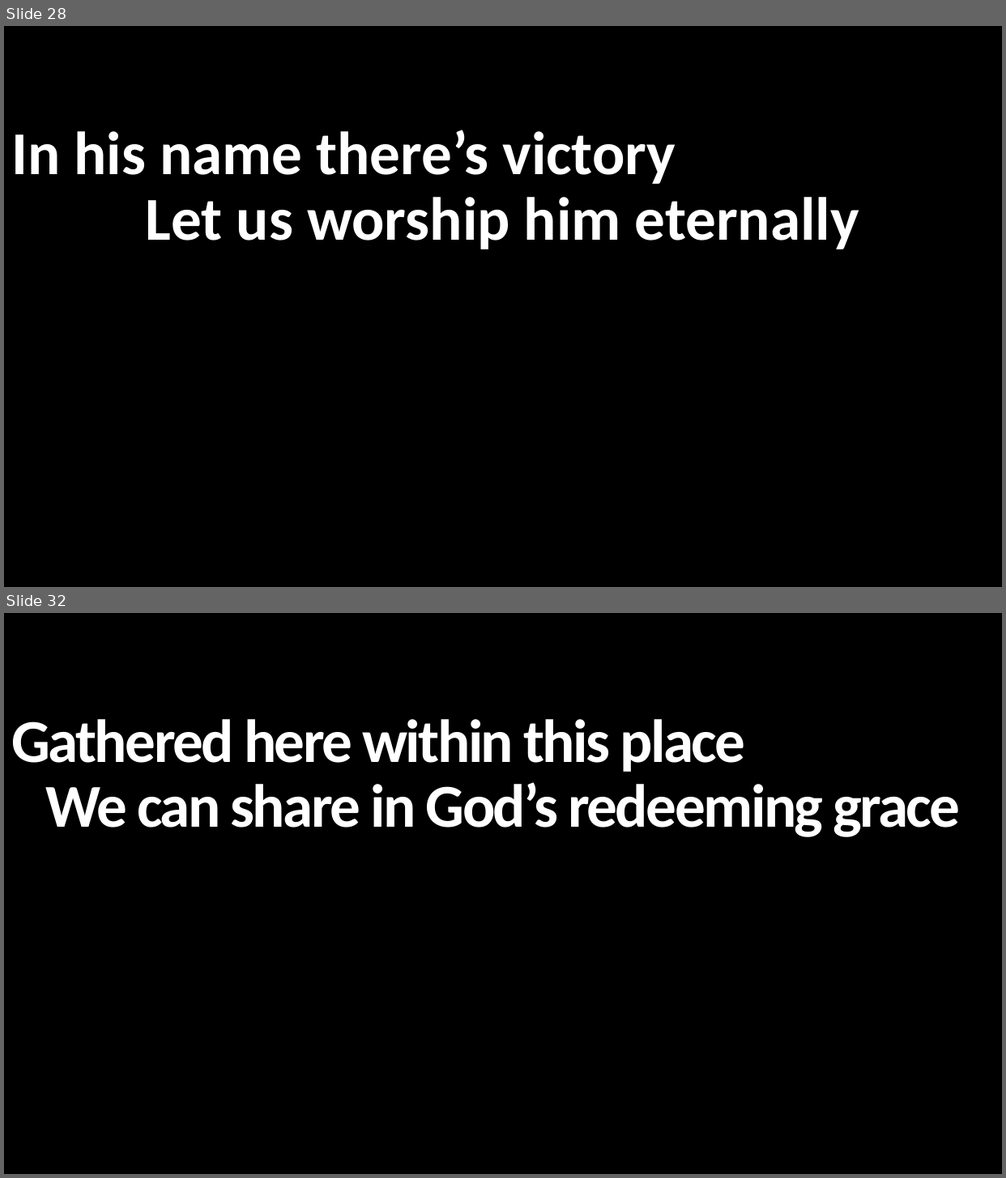
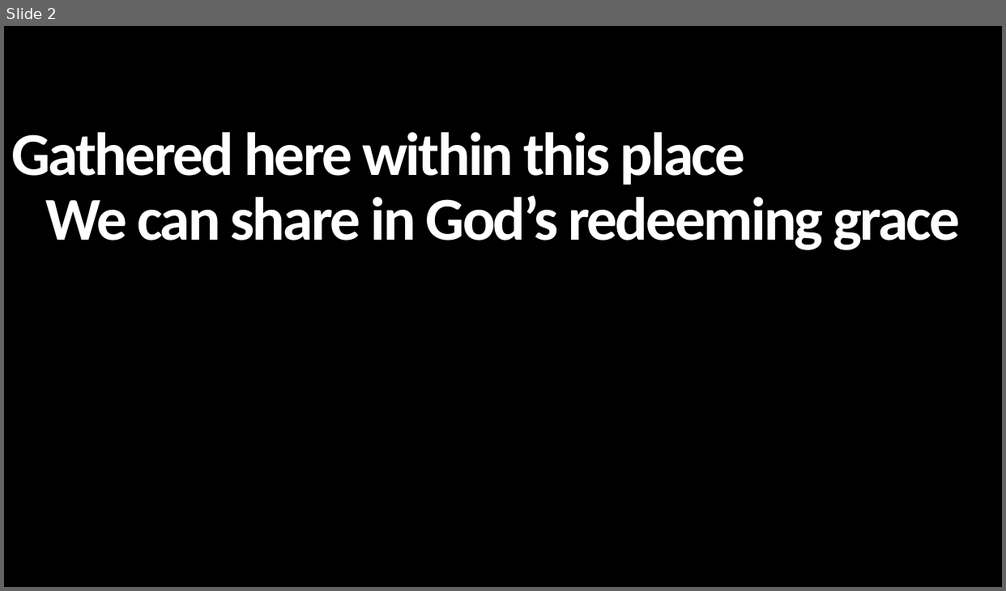
Before and after one commit to rwm6857/GraceChords, a slide deck: docs/pptx/gathered_here_within_this_place.pptx. Shown one above the other, each under a label of ours: slides 28 and 32 before the commit, slide 2 after it; the slides between them are not shown. The pictures are 1006x1178 and 1006x591 pixels, drawn with LibreOffice and Linux fonts; fonts in the diff are those of the drawing. Boxes give left, top, right and bottom in pixels: in the first picture for what was removed or moved away, otherwise in the second. Text is boxed around its words. In the diff, an @@ line names an element or a change of style, - is before the commit and + after.

```diff
--- a/docs/pptx/gathered_here_within_this_place.pptx
+++ b/docs/pptx/gathered_here_within_this_place.pptx
@@ slide 28 removed at (x1=4, y1=26, x2=1002, y2=587), background #000000 @@
@@ text removed at (x1=11, y1=130, x2=859, y2=250) @@
-In his name there’s victory
-Let us worship him eternally
@@ what was slide 32 is now slide 2 @@
```
Also in this commit, not shown: 42 other slides removed, 24 other files.
